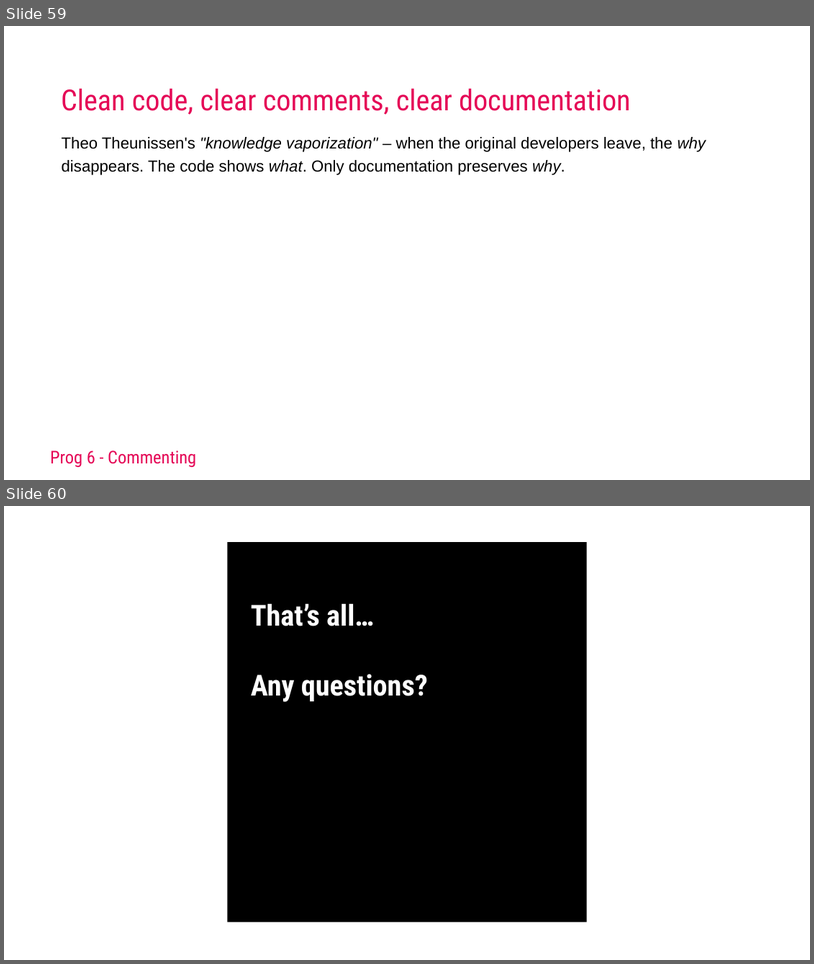
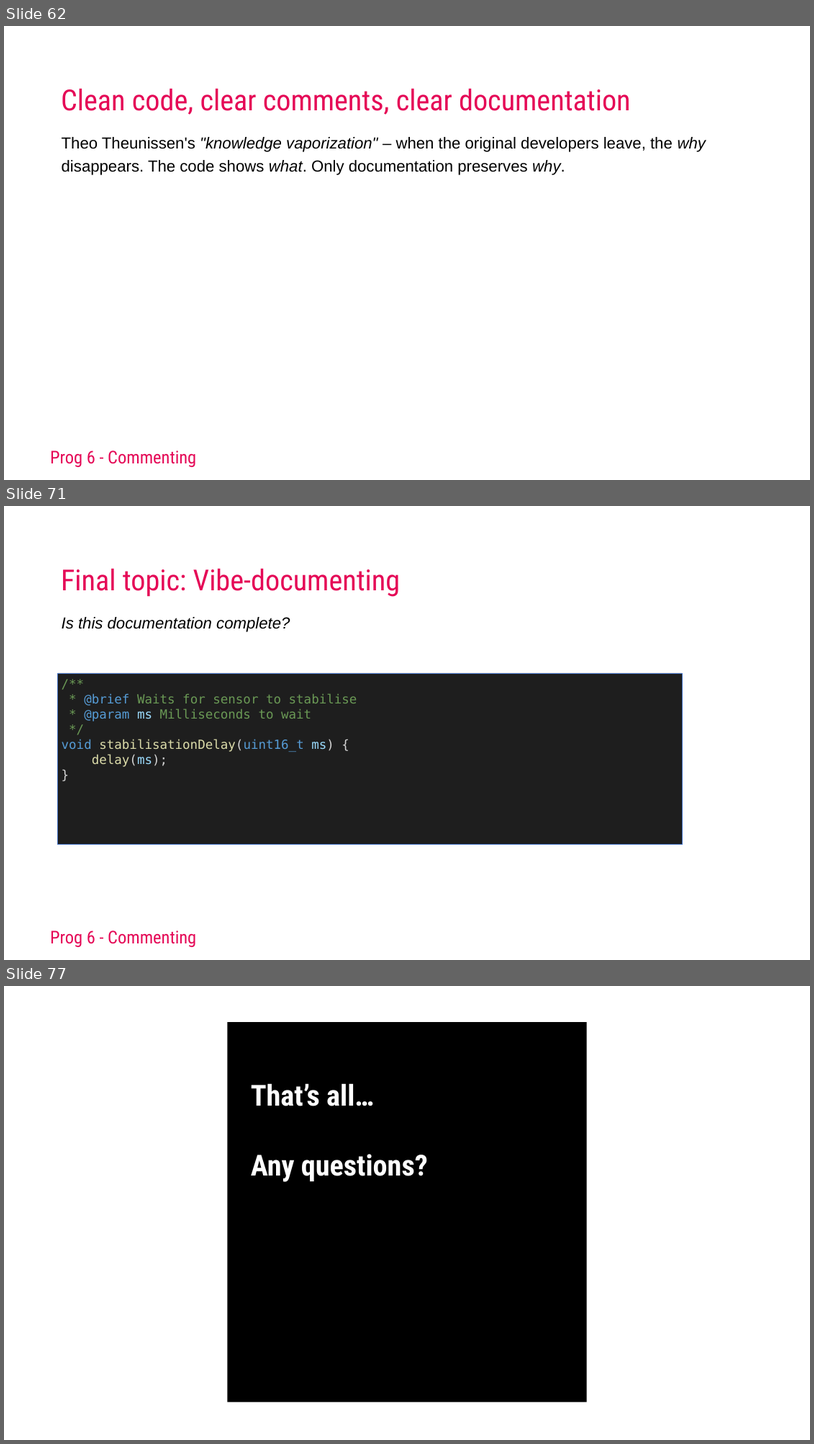
Before and after one commit to AEAEmbedded/ESE_PROG, a slide deck: Workshops/Commenting/Keynotes/Workshop Commenting 2025.pptx. Shown one above the other, each under a label of ours: slides 59 and 60 before the commit, slides 62, 71 and 77 after it; the slides between them are not shown. The pictures are 814x964 and 814x1444 pixels, drawn with LibreOffice and Linux fonts; fonts in the diff are those of the drawing; background and template pictures are left out. Boxes give left, top, right and bottom in pixels: in the first picture for what was removed or moved away, otherwise in the second. Text is boxed around its words. In the diff, an @@ line names an element or a change of style, - is before the commit and + after.

```diff
--- a/Workshops/Commenting/Keynotes/Workshop Commenting 2025.pptx
+++ b/Workshops/Commenting/Keynotes/Workshop Commenting 2025.pptx
@@ slide 71 added at (4,506,810,960), background #FFFFFF; not listed: 1 template element that a slide beside it also shows @@
@@ title added at (61,568,401,597), 69 pt, text #E50856 @@
+Final topic: Vibe-documenting
@@ text added at (62,617,290,632), 38 pt, text #000000, italic @@
+Is this documentation complete?
@@ rectangle added at (58,673,682,844), fill #1E1E1E, outline #4472C4 1 pt @@
@@ text added at (62,694,358,767), 30 pt, text #6A9955 @@
+/**
+* @brief Waits for sensor to stabilise
+* @param ms Milliseconds to wait
+*/
+void stabilisationDelay(uint16_t ms) {
+delay(ms);
+}
@@ what was slide 59 is now slide 62 @@
@@ what was slide 60 is now slide 77 @@
```
Also in this commit, not shown: 16 other slides added, 10 other files.
